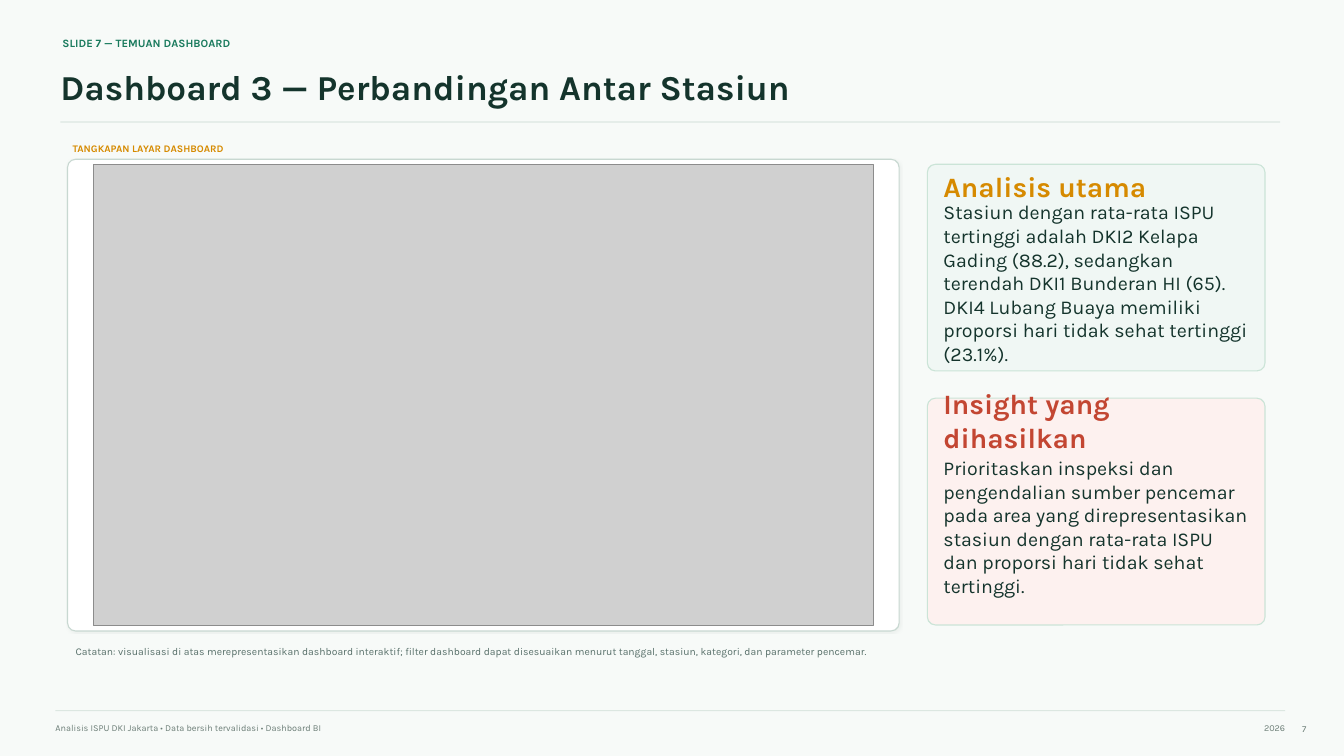
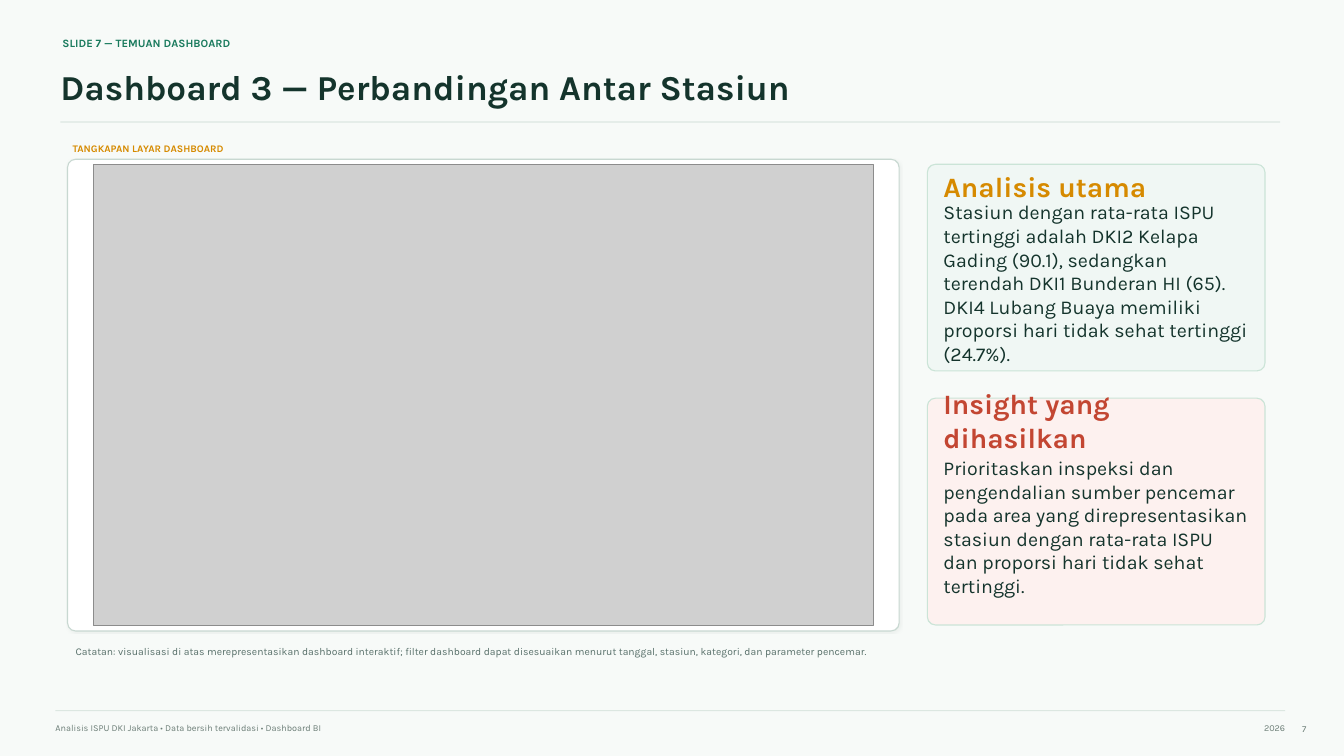
Before and after one commit to fahryanputra/data-analysis-ispu, a slide deck: slide 7 of outputs/paparan_ispu_dki_jakarta.pptx. Drawn at 1344x756 pixels with LibreOffice and Linux fonts; fonts in the diff are those of the drawing; grey boxes stand for pictures. Boxes give left, top, right and bottom in pixels: in the first picture for what was removed or moved away, otherwise in the second. Text is boxed around its words. In the diff, an @@ line names an element or a change of style, - is before the commit and + after.

```diff
--- a/outputs/paparan_ispu_dki_jakarta.pptx
+++ b/outputs/paparan_ispu_dki_jakarta.pptx
@@ text at box(943, 205, 1247, 363): text changed @@
-Stasiun dengan rata-rata ISPU tertinggi adalah DKI2 Kelapa Gading (88.2), sedangkan terendah DKI1 Bunderan HI (65). DKI4 Lubang Buaya memiliki proporsi hari tidak sehat tertinggi (23.1%).
+Stasiun dengan rata-rata ISPU tertinggi adalah DKI2 Kelapa Gading (90.1), sedangkan terendah DKI1 Bunderan HI (65). DKI4 Lubang Buaya memiliki proporsi hari tidak sehat tertinggi (24.7%).
```
Also in this commit, not shown: 6 other slides changed, 4 other files.
